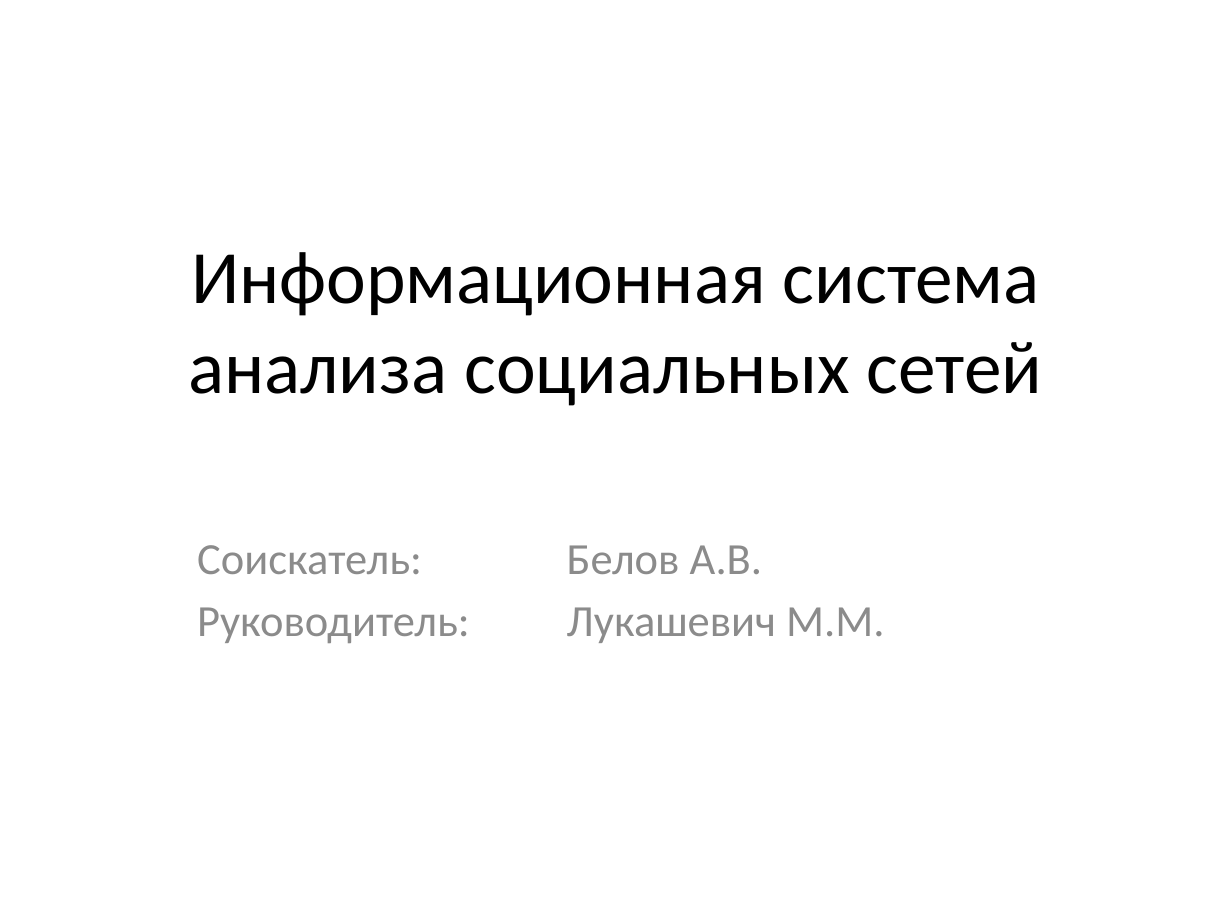
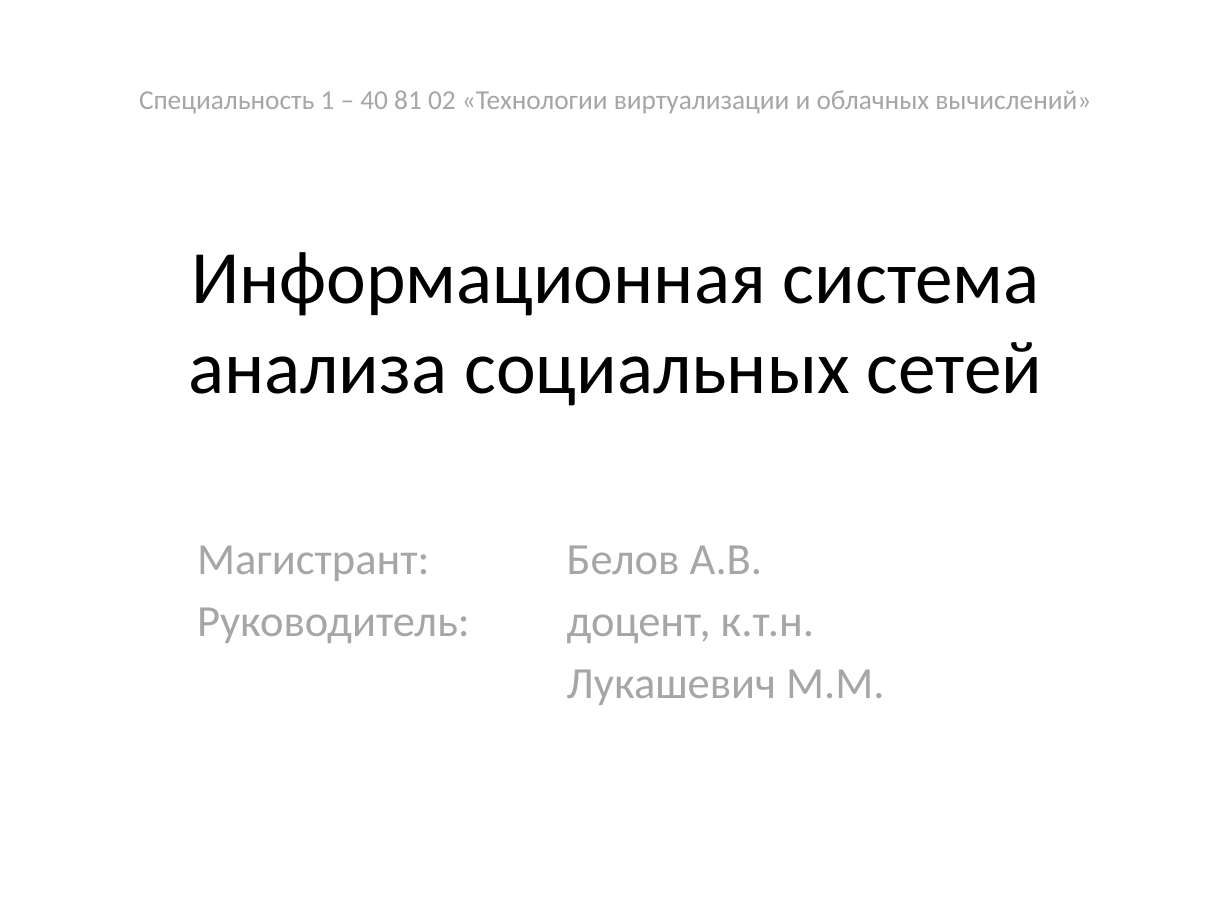
Before and after one commit to AlexBelov/master_thesis, a slide deck: slide 1 of Презентация.pptx. Drawn at 1232x924 pixels with LibreOffice and Linux fonts; fonts in the diff are those of the drawing. Boxes give left, top, right and bottom in pixels: in the first picture for what was removed or moved away, otherwise in the second. Text is boxed around its words. In the diff, an @@ line names an element or a change of style, - is before the commit and + after.

```diff
--- a/Презентация.pptx
+++ b/Презентация.pptx
@@ text added at <box>139,90,1091,114</box>, 16 pt, text #A6A6A6 @@
+Специальность 1 – 40 81 02 «Технологии виртуализации и облачных вычислений»
@@ subtitle at <box>197,545,885,705</box>: text changed; text colour #8C8C8C to #A6A6A6 @@
-Соискатель: Белов А.В.
-Руководитель: Лукашевич М.М.
+Магистрант: Белов А.В.
+Руководитель: доцент, к.т.н.
+Лукашевич М.М.
```
Also in this commit, not shown: 5 other slides changed, 3 other files.
